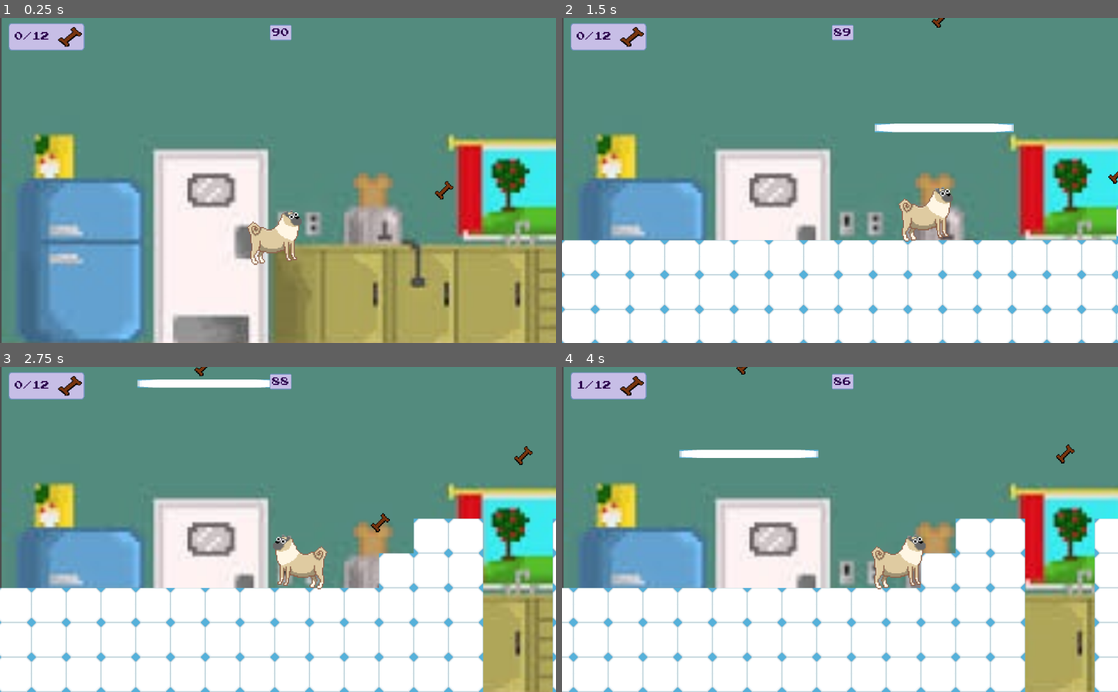
Above: before the commit, frames 1-4 (two rows, left to right).
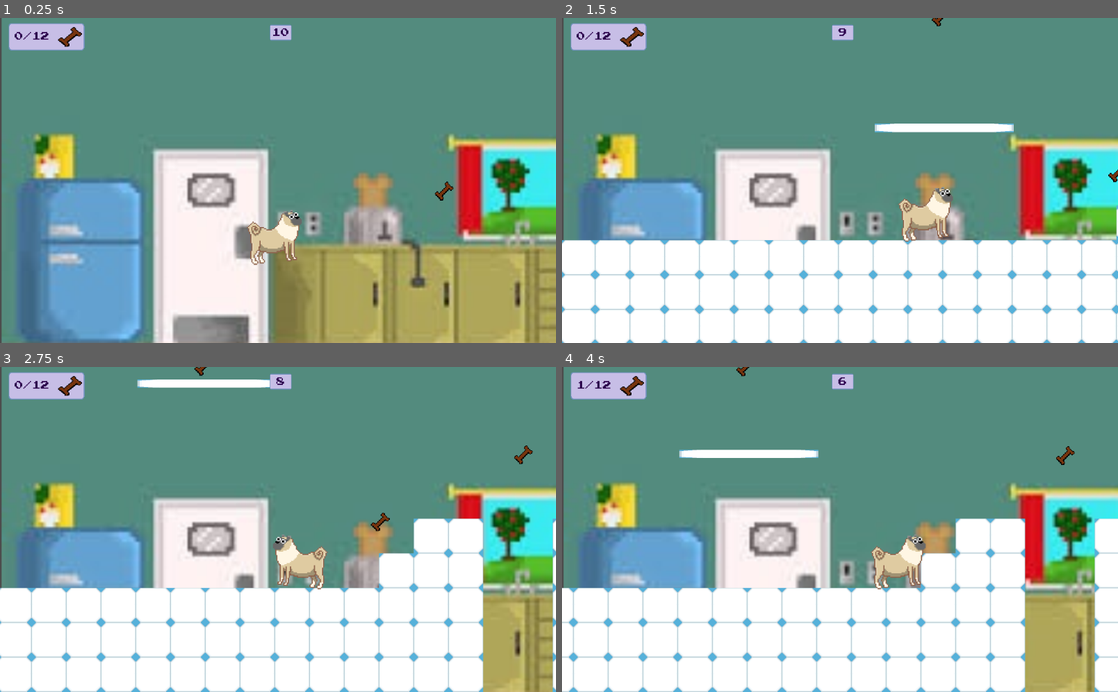
Above: after the commit, the same moments.

Repository: jakeparmstrong/Project-Ted
Game: Godot game, scene res://Levels/Kitchen/Kitchen.tscn
The game is run twice, just before and just after one commit, with the same random seed, the same clock (stepped at 60 frames per second) and the same inputs.
Inputs:
- Up to frame 1 (0.25 s): no input
- Up to frame 2 (1.5 s): hold Right (ui_right) from 0.53 s (still down); tap Space (player_jump) at 0.77 s
- Up to frame 3 (2.75 s): tap Space (player_jump) at 1.52 s; release Right (ui_right) at 2.03 s; hold Left (ui_left) from 2.03 s (still down)
- Up to frame 4 (4 s): release Left (ui_left) at 2.78 s; hold Right (ui_right) from 2.78 s (still down); tap Space (player_jump) at 3.02, 3.77 s

The runs differ from the first frame. In frame 1, less than 0.1% of the frame differs, in the area x 48-82%, y 3-57%; in frame 2, 0.1%; in frame 3, 0.2%, in the area x 34-96%, y 0-51%; in frame 4, 0.2%.

Commit message:
fixed endscreen bug

Diff:
--- a/Items/Bone/Bone.tscn
+++ b/Items/Bone/Bone.tscn
@@ -70,7 +70,6 @@
 scale = Vector2( 0.5, 0.5 )
 frames = SubResource( 10 )
 animation = "BoneIdle"
-frame = 6
 playing = true
 [connection signal="body_entered" from="BoneArea" to="BoneArea" method="_on_BoneArea_body_entered"]
 [connection signal="bone_collected_internal" from="BoneArea" to="." method="_on_BoneArea_bone_collected_internal"]
--- a/Levels/Kitchen/Kitchen.gd
+++ b/Levels/Kitchen/Kitchen.gd
@@ -6,7 +6,7 @@
 
 const BONE_MULT = 5
 const NUM_BONES = 12
-const TIME_LIMIT = 90
+const TIME_LIMIT = 10
 
 onready var BoneCountLabel = get_node("CanvasLayer/Interface/BoneCounter/Node/Label")
 onready var ClockLabel = get_node("CanvasLayer/Interface/Clock/ClockLabel")
@@ -42,7 +42,9 @@
 
 func game_over(bone, time):
 	var end_text = "STAGE CLEAR" if (time > 0) else "TIME OUT"
+	print(time)
 	get_tree().paused = true
+	EndText.set_text(end_text)
 	EndText.set_visible(true)
 	FinalScoreLabel.update_text(bone_score, time)#kinda magic-number-y
 	FinalScore.set_visible(true)
